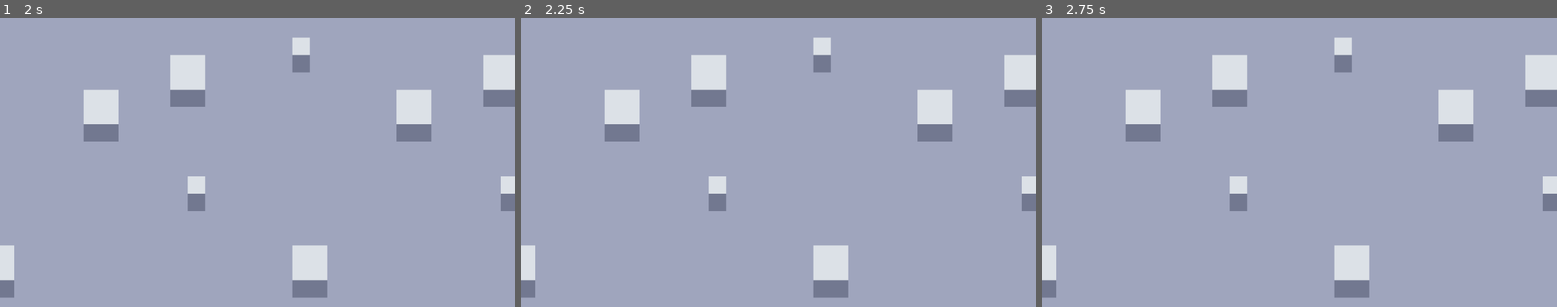
Above: before the commit, frames 1-3 (left to right).
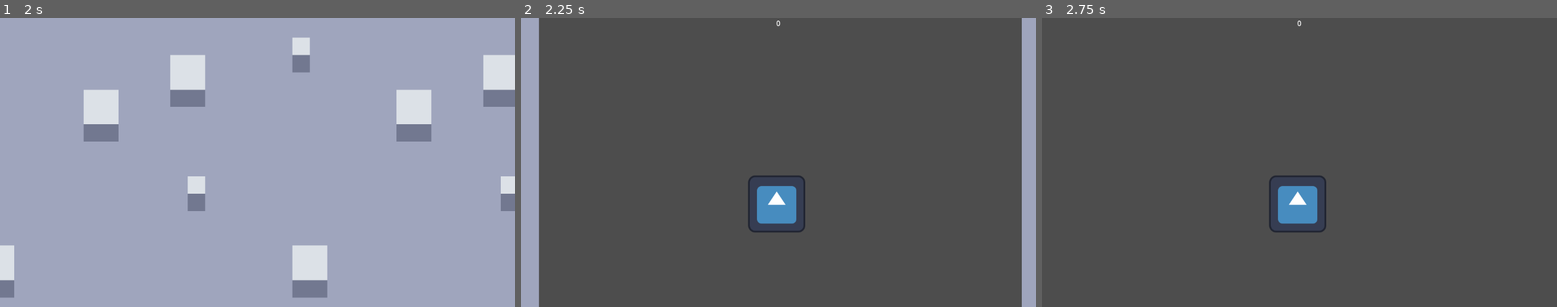
Above: after the commit, the same moments.

Repository: KevinStirling/GodotMicroKit
Game: Godot game, scene res://scenes/main.tscn
Same seed, same stepped clock (60 frames per second), same inputs: the game is played once before the commit and once after it. The engine's default icon, where the game draws it, is replaced by a stand-in: a white triangle on a blue panel in a dark square.
Inputs (mouse positions are in pixels of both pictures, inside the frame that each line leads up to):
- Up to frame 1 (2 s): tap Enter at 0.5 s; move the mouse to (370, 148) at 0.52 s; press the mouse at (370, 148) at 0.53 s; tap Space at 1.25 s; move the mouse to (154, 176) at 1.27 s; release the mouse at (154, 176) at 1.28 s; click (154, 176) at 1.35 s
- Up to frame 2 (2.25 s): tap Enter at 2 s; move the mouse to (830, 98) at 2.02 s; press the mouse at (830, 98) at 2.03 s
- Up to frame 3 (2.75 s): no input

Frame 1 is identical in both runs. In frame 2, 95% of the frame differs, in the area x 0-100%, y 0-100%; in frame 3, 100%.
Error before the commit: Cannot call method 'instantiate' on a null value. (res://scenes/game_manager.gd:26)

Commit message:
create plugin and switch example to use custom type

Diff:
--- a/project.godot
+++ b/project.godot
@@ -14,6 +14,10 @@
 run/main_scene="res://scenes/main.tscn"
 config/features=PackedStringArray("4.2", "Forward Plus")
 config/icon="res://assets/icon.svg"
+
+[editor_plugins]
+
+enabled=PackedStringArray("res://addons/micro_kit/plugin.cfg")
 
 [file_customization]
 
--- a/scenes/main.tscn
+++ b/scenes/main.tscn
@@ -1,7 +1,8 @@
-[gd_scene load_steps=7 format=3 uid="uid://roaprccwlnsd"]
+[gd_scene load_steps=8 format=3 uid="uid://roaprccwlnsd"]
 
-[ext_resource type="Script" path="res://scenes/game_manager.gd" id="1_c8cvu"]
+[ext_resource type="Script" path="res://addons/micro_kit/game_manager.gd" id="1_c8cvu"]
 [ext_resource type="Texture2D" uid="uid://cim45b6kichkk" path="res://assets/tile_0064.png" id="1_nvf5y"]
+[ext_resource type="PackedScene" uid="uid://rfu7k2ub7y3k" path="res://scenes/games/another_test/another_test.tscn" id="2_pqrro"]
 
 [sub_resource type="Animation" id="Animation_ynero"]
 length = 0.001
@@ -95,6 +96,7 @@
 
 [node name="Main" type="Node2D"]
 script = ExtResource("1_c8cvu")
+game_list = Array[PackedScene]([ExtResource("2_pqrro")])
 
 [node name="TransitionTimer" type="Timer" parent="."]
 wait_time = 2.0
Renamed: scenes/game_manager.gd -> addons/micro_kit/game_manager.gd
Not shown, added: addons/micro_kit/micro_kit.gd
Not shown, added: addons/micro_kit/plugin.cfg
Not shown, changed: .gitignore
